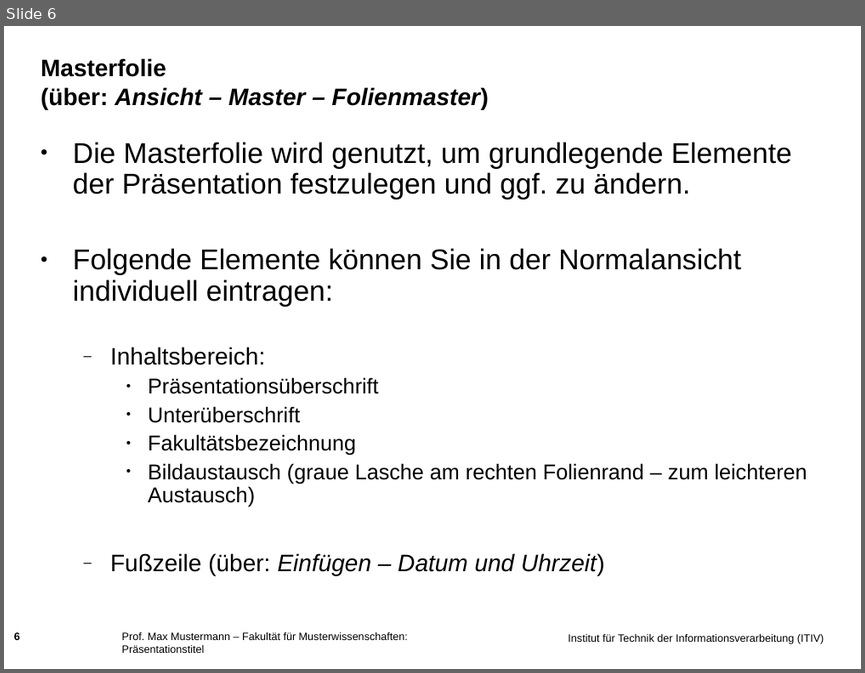
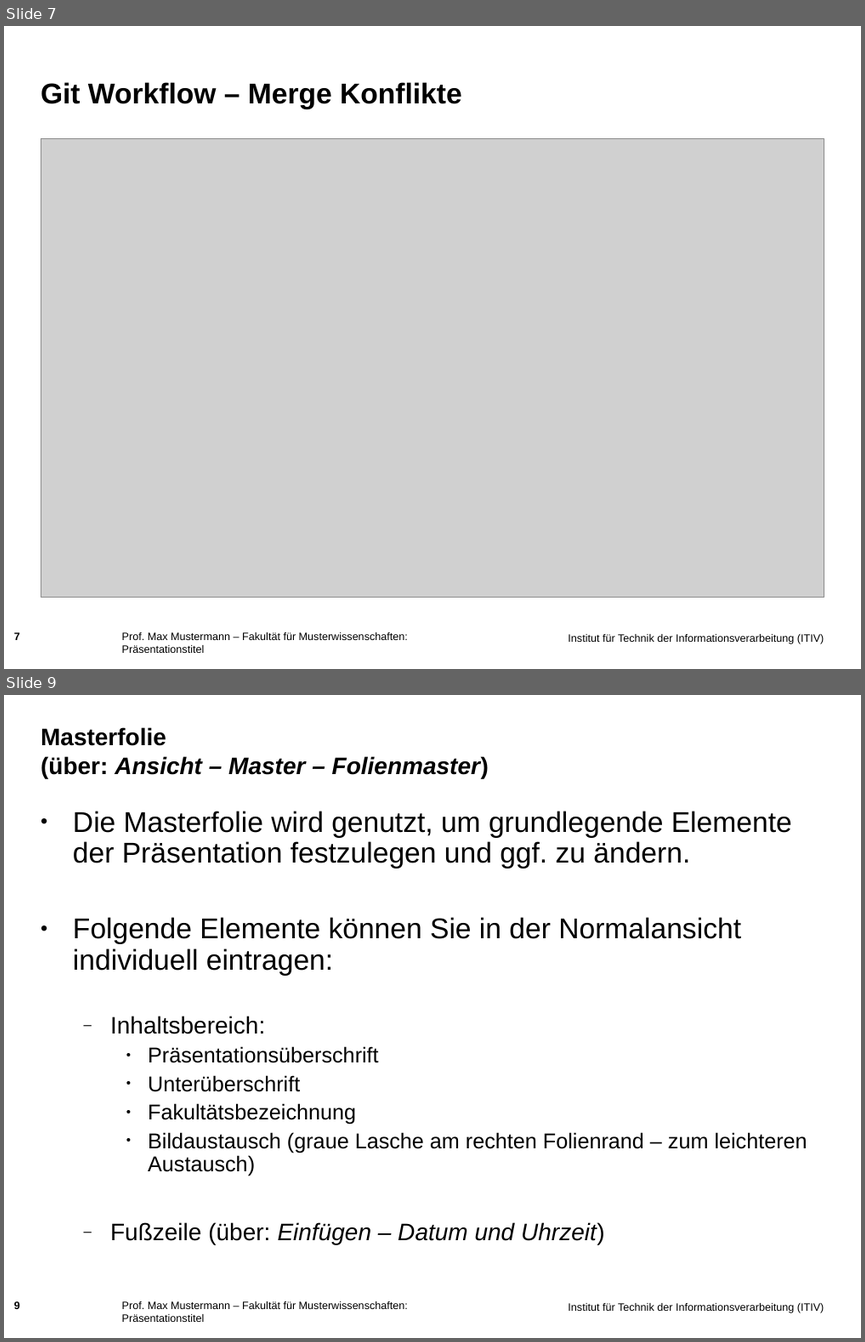
Before and after one commit to muellesi/PSE_2018, a slide deck: Präsentation/Simon/Praesentationsfolien (PowerPoint).ppt. Shown one above the other, each under a label of ours: slide 6 before the commit, slides 7 and 9 after it; the slides between them are not shown. The pictures are 865x673 and 865x1342 pixels, drawn with LibreOffice and Linux fonts; fonts in the diff are those of the drawing; grey boxes stand for pictures; background and template pictures are left out. Boxes give left, top, right and bottom in pixels: in the first picture for what was removed or moved away, otherwise in the second. Text is boxed around its words. In the diff, an @@ line names an element or a change of style, - is before the commit and + after.

Commit message:
Adding a bit of workflow

```diff
--- a/Präsentation/Simon/Praesentationsfolien (PowerPoint).ppt
+++ b/Präsentation/Simon/Praesentationsfolien (PowerPoint).ppt
@@ slide 7 added at [4, 26, 861, 669], background picture (left out); not listed: 1 template element that a slide beside it also shows @@
@@ title added at [41, 82, 462, 109], 24 pt, text #000000, bold @@
+Git Workflow – Merge Konflikte
@@ picture added at [41, 138, 824, 596] @@
@@ page number added at [14, 632, 20, 640], 9 pt, text #000000, bold @@
+7
@@ text added at [122, 632, 408, 652], 9 pt, text #000000 @@
+Prof. Max Mustermann – Fakultät für Musterwissenschaften: Präsentationstitel
@@ what was slide 6 is now slide 9 @@
```
Also in this commit, not shown: 2 slides changed, 2 other slides added.
